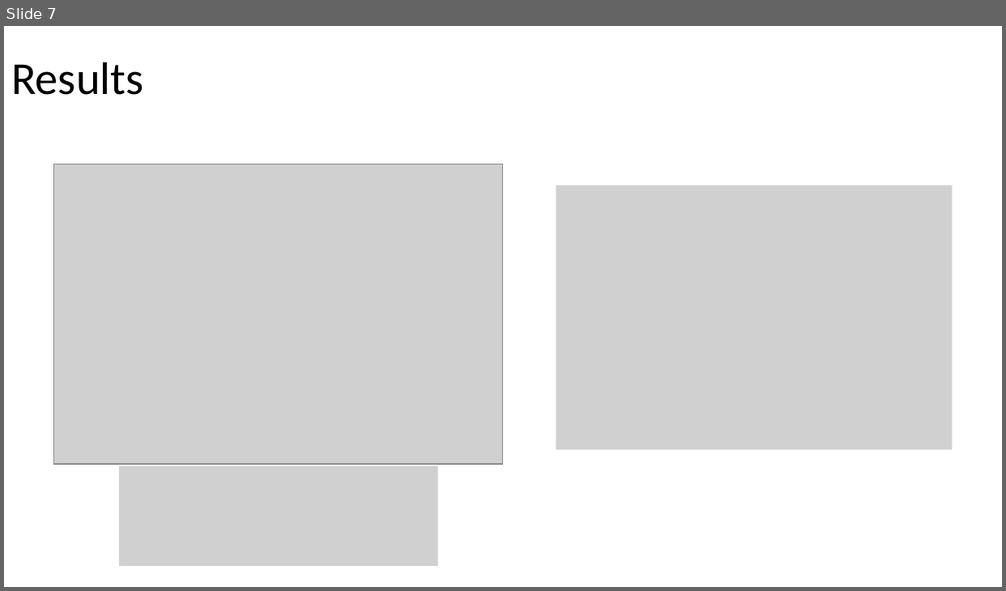
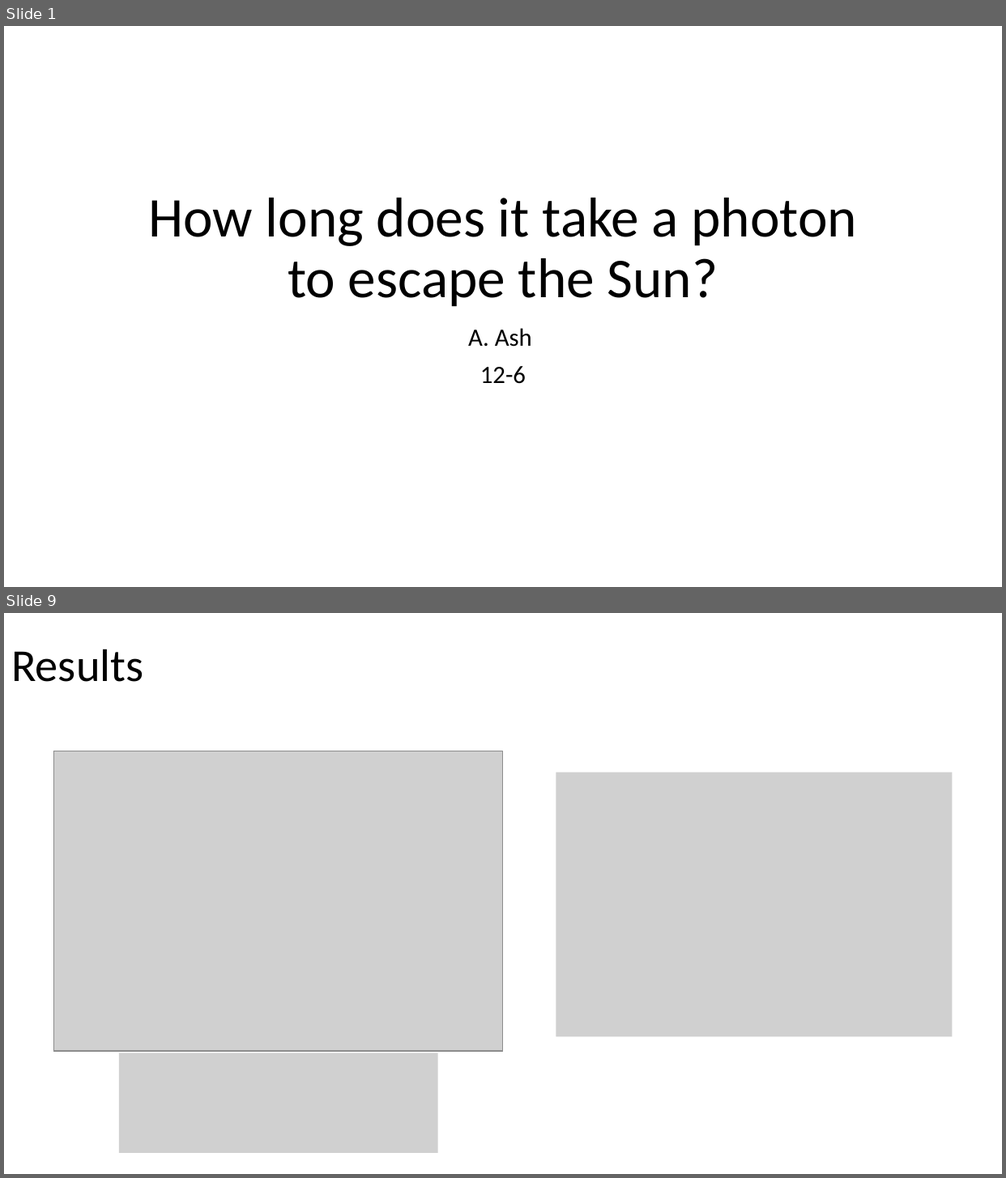
Before and after one commit to aash7871/PHYS-3210, a slide deck: Project/presentation.pptx. Shown one above the other, each under a label of ours: slide 7 before the commit, slides 1 and 9 after it; the slides between them are not shown. The pictures are 1006x591 and 1006x1178 pixels, drawn with LibreOffice and Linux fonts; fonts in the diff are those of the drawing; grey boxes stand for pictures. Boxes give left, top, right and bottom in pixels: in the first picture for what was removed or moved away, otherwise in the second. Text is boxed around its words. In the diff, an @@ line names an element or a change of style, - is before the commit and + after.

```diff
--- a/Project/presentation.pptx
+++ b/Project/presentation.pptx
@@ slide 1 added at bbox=[4, 26, 1002, 587], background #FFFFFF @@
@@ title added at bbox=[148, 198, 858, 307], 54 pt, text #000000 @@
+How long does it take a photon to escape the Sun?
@@ subtitle added at bbox=[468, 328, 532, 384], 24 pt, text #000000 @@
+A. Ash
+12-6
@@ what was slide 7 is now slide 9 @@
```
Also in this commit, not shown: 5 slides changed, 2 other slides added, 1 slide removed, 9 other files.
